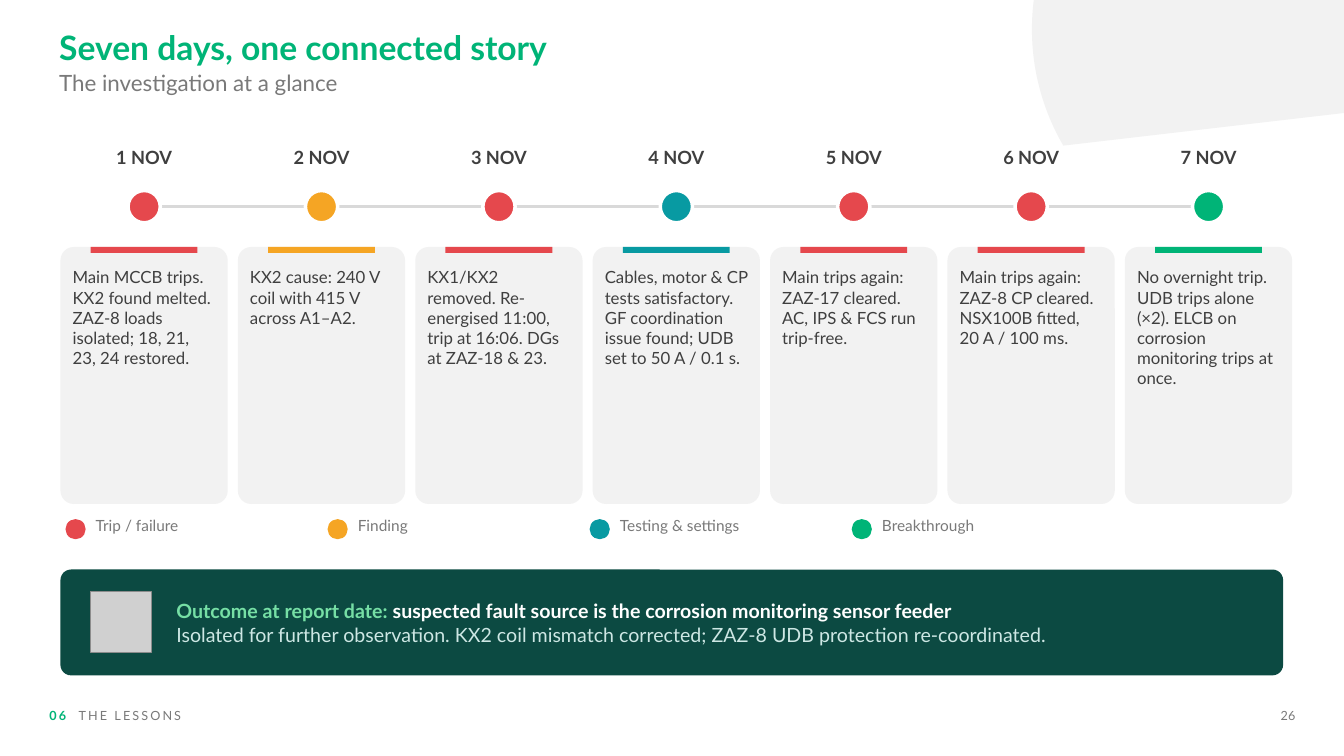
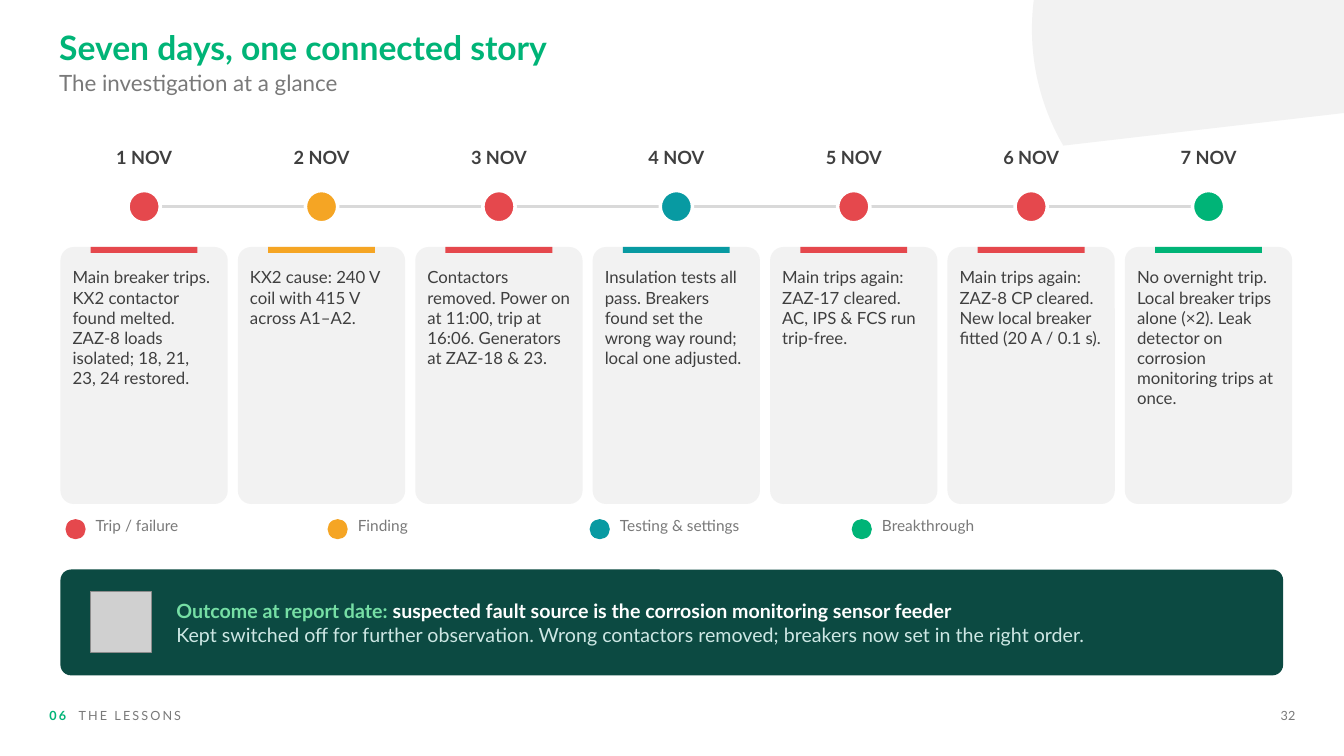
Before and after one commit to nasr9787alfarsi-alt/Nasr, a slide deck: slide 32 of presentations/ZAZ-8_Main_PDB_MCCB_Tripping_Investigation.pptx (slide 26 before the commit). Drawn at 1344x756 pixels with LibreOffice and Linux fonts; fonts in the diff are those of the drawing; grey boxes stand for pictures; background and template pictures are left out. Boxes give left, top, right and bottom in pixels: in the first picture for what was removed or moved away, otherwise in the second. Text is boxed around its words. In the diff, an @@ line names an element or a change of style, - is before the commit and + after.

```diff
--- a/presentations/ZAZ-8_Main_PDB_MCCB_Tripping_Investigation.pptx
+++ b/presentations/ZAZ-8_Main_PDB_MCCB_Tripping_Investigation.pptx
@@ text at (x1=73, y1=270, x2=210, y2=386): text changed @@
-Main MCCB trips. KX2 found melted. ZAZ-8 loads isolated; 18, 21, 23, 24 restored.
+Main breaker trips. KX2 contactor found melted. ZAZ-8 loads isolated; 18, 21, 23, 24 restored.
@@ text at (x1=427, y1=271, x2=570, y2=364): text changed @@
-KX1/KX2 removed. Re-energised 11:00, trip at 16:06. DGs at ZAZ-18 & 23.
+Contactors removed. Power on at 11:00, trip at 16:06. Generators at ZAZ-18 & 23.
@@ text at (x1=605, y1=270, x2=742, y2=367): text changed @@
-Cables, motor & CP tests satisfactory. GF coordination issue found; UDB set to 50 A / 0.1 s.
+Insulation tests all pass. Breakers found set the wrong way round; local one adjusted.
@@ text at (x1=960, y1=271, x2=1101, y2=347): text changed @@
-Main trips again: ZAZ-8 CP cleared. NSX100B fitted, 20 A / 100 ms.
+Main trips again: ZAZ-8 CP cleared. New local breaker fitted (20 A / 0.1 s).
@@ text at (x1=1137, y1=270, x2=1273, y2=404): text changed @@
-No overnight trip. UDB trips alone (×2). ELCB on corrosion monitoring trips at once.
+No overnight trip. Local breaker trips alone (×2). Leak detector on corrosion monitoring trips at once.
@@ text at (x1=176, y1=627, x2=1084, y2=646): text changed @@
-Isolated for further observation. KX2 coil mismatch corrected; ZAZ-8 UDB protection re-coordinated.
+Kept switched off for further observation. Wrong contactors removed; breakers now set in the right order.
@@ text at (x1=1281, y1=711, x2=1296, y2=720): text changed @@
-26
+32
```
Also in this commit, not shown: 22 other slides changed, 6 slides added.
